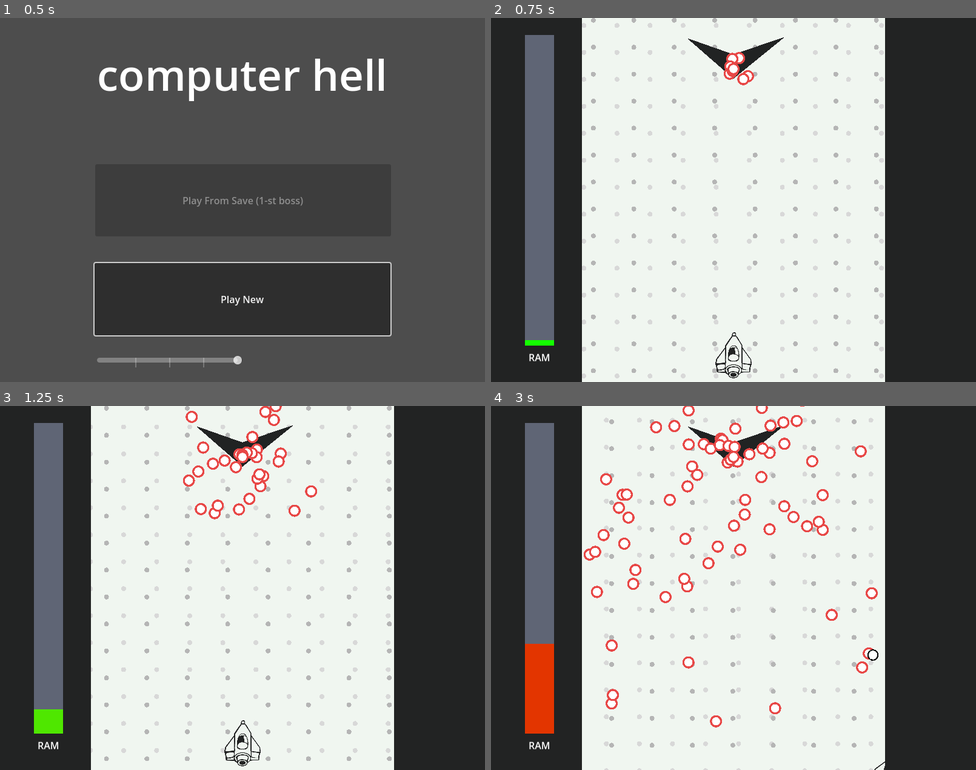
Above: before the commit, frames 1-4 (two rows, left to right).
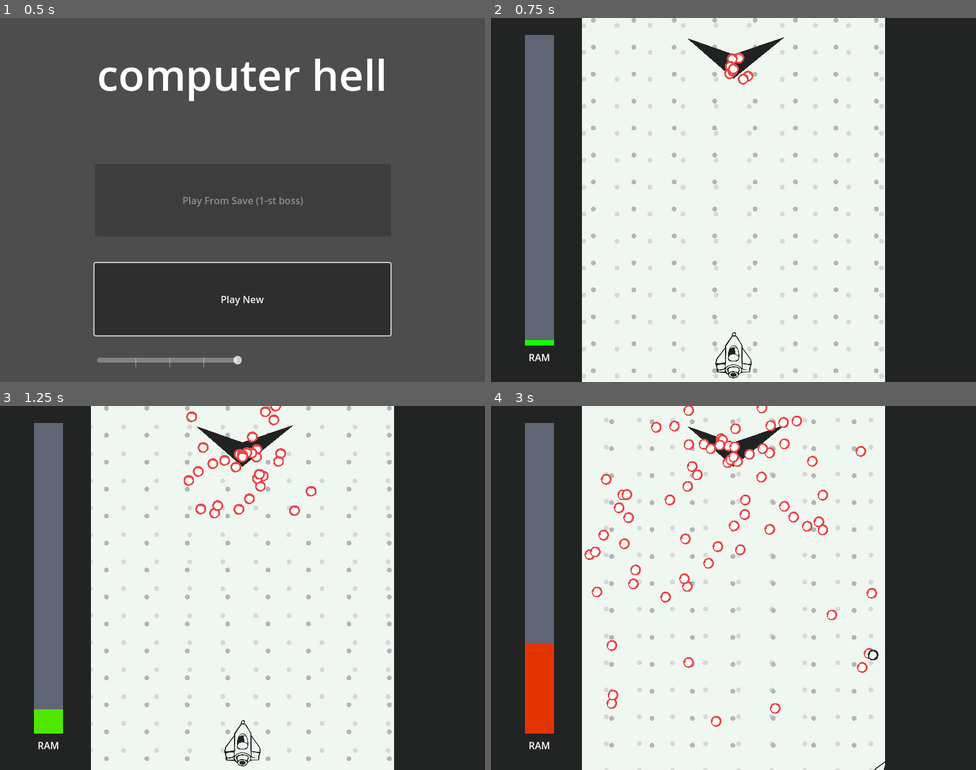
Above: after the commit, the same moments.

Repository: RainMa22/BulletHell
Game: Godot game, scene res://Scenes/Title.tscn
Two runs of this game, one before a commit and one after it. Both use one fixed random seed, a clock stepped at 60 frames per second and the inputs below.
Inputs:
- Up to frame 1 (0.5 s): no input
- Up to frame 2 (0.75 s): click "Play New" at 0.5 s
- Up to frame 3 (1.25 s): no input
- Up to frame 4 (3 s): hold D (Right) 1.28-2.03 s; hold Z (Shoot) 1.28-2.03 s; hold S (Down) 2.03-2.78 s; tap Z (Shoot) at 2.1 s; hold D (Right) from 2.78 s (still down); hold Z (Shoot) from 2.78 s (still down)

Frame 1 is identical in both runs. In frame 2, 0.1% of the frame differs, in the area x 48-55%, y 9-19%; in frame 3, 0.5%; in frame 4, 1.3%, in the area x 19-80%, y 0-89%.

Commit message:
Refactored Doodle Bullet as a style instead

Diff:
--- a/src/PlayButtonFromSave.gd
+++ b/src/PlayButtonFromSave.gd
@@ -10,6 +10,8 @@
 		suffix = "st"
 	elif current_boss ==2:
 		suffix = "nd"
+	elif current_boss == 3:
+		suffix = "rd"
 	return suffix
 
 # Called when the node enters the scene tree for the first time.
--- a/src/bullet/Bullet.gd
+++ b/src/bullet/Bullet.gd
@@ -21,15 +21,18 @@
 
 var velocity := Vector2.ZERO
 
+var style_manager: BulletStyleManager
 @onready var screen_notifier : VisibleOnScreenNotifier2D = $OnScreenNotifier
-
-
+@onready var body: Sprite2D = $Circle2
+@onready var outline: Sprite2D = $Circle
 
 # INITALISATION
 func _ready():
 	Global.bullet_counter += 1
+	init_starting_velocity()
+	style_manager = BulletStyleManager.new(body, outline)
+	style_manager.on_style_change()
 
-	init_starting_velocity()
 func _enter_tree():
 	init_starting_velocity()
 
@@ -45,6 +48,7 @@
 	# 	global_position.x -= 250 + 275
 	# elif global_position.x < -275:
 	# 	global_position.x += 250 + 275
+	style_manager._process(delta)
 
 	if not screen_notifier.is_on_screen():
 		destroy_self()
--- /dev/null
+++ b/src/bullet/BulletStyleManager.gd
@@ -0,0 +1,40 @@
+class_name BulletStyleManager extends Object
+
+const DOODLE: Shader = preload("res://src/bullet/DoodleBullet.gdshader")
+var rng: RandomNumberGenerator
+
+var body_node: Sprite2D
+var outline_node:Sprite2D
+var outline_material: Material
+var styleMaterial:ShaderMaterial
+
+func _init(body_node: Sprite2D, outline_node: Sprite2D):
+	self.body_node = body_node
+	self.outline_node = outline_node
+	outline_material = outline_node.material
+	styleMaterial =  ShaderMaterial.new()
+	rng = Global.rng
+
+func get_body_color() -> Color:
+	return body_node.modulate
+
+func get_outline_color() -> Color:
+	return outline_node.modulate
+
+func on_style_change() -> void:
+	match(Global.current_style):
+		Global.style.DOODLE:
+			body_node.visible = false;
+			outline_material = outline_node.material
+			outline_node.material = styleMaterial
+			styleMaterial.set_shader(DOODLE)
+			styleMaterial.set_shader_parameter("color", get_body_color())
+			styleMaterial.set_shader_parameter("outline", get_outline_color())
+			#styleMaterial.set_shader_parameter("rand_val", rng.randf())
+		_:
+			body_node.visible = true;
+			outline_node.material = outline_material;
+
+func _process(delta):
+	#styleMaterial.set_shader_parameter("rand_val", rng.randf())
+	pass
--- a/src/bullet/DoodleBullet.gd
+++ /dev/null
@@ -1,39 +0,0 @@
-class_name DoodleBullet extends Bullet
-
-
-
-#######################################
-# DOODLEBULLET                        #
-# The bullet 2, eletric boogalo.      #
-#######################################
-
-# TODO: Different visual styles/speeds/variations for bullets, different visuals corresponding to different effects.
-var color: Color;
-var outline: Color;
-var shader = preload("res://src/bullet/DoodleBullet.gdshader")
-
-func _init(color: Color = Color.WHITE, outline: Color= Color.BLACK):
-	self.color = color;
-	self.outline = outline;
-
-# INITALISATION
-func _ready():
-	super._ready();
-	self.material = ShaderMaterial.new()
-	set_shader(self.shader)
-	set_color(self.color)
-	set_outline(self.outline)
-
-func set_shader(shader:Shader):
-	self.material.set_shader(shader);
-
-func set_shader_param(property:String, value: Variant):
-	self.material.set_shader_parameter(property, value)
-
-func set_color(color: Color):
-	self.color = color;
-	set_shader_param("color", self.color);
-
-func set_outline(color: Color):
-	self.outline = color;
-	set_shader_param("outline", self.outline);
--- a/src/bullet/DoodleBullet.gdshader
+++ b/src/bullet/DoodleBullet.gdshader
@@ -3,9 +3,9 @@
 uniform vec4 color = vec4(1.);
 uniform vec4 outline = vec4(0,0,0,1.);
 
-
 float rand(float x){
-	return fract(sin(x)*1000000.23);
+	return fract(sin(dot(x,0.1))*43758.5453);
+	//return fract(sin(dot(x,rand_val)));
 }
 
 
@@ -19,7 +19,7 @@
 
 //1 - dimension perlin - sort-of
 float smoothrand(float x){
-	float size = 1./8.;
+	float size = 1.;
 
 	float a_point = floor(x/size)*size;
 	float dist_from_a = x - a_point;
@@ -30,17 +30,20 @@
 	return cosine_interpolation(abs(a_y),abs(b_y),dist_from_a, size);
 }
 
+float noise(float x) {
+	return (smoothrand(x)+smoothrand(x*1.1)+smoothrand(x*0.9))/3.;
+}
+
 void fragment() {
 	float x = UV.x-.5;
 	float y = UV.y-.5;
 	float radius = sqrt(x*x + y*y);
-	float theta = atan(y, x);
-	if(theta < 0.) theta += TAU;
+	float theta = (atan(y,x));
+
 	float alpha = 1.0;
-	float offset = smoothrand(theta*SCREEN_UV.y*SCREEN_UV.x)/32.;
-	float offset2 = smoothrand(theta*SCREEN_UV.y)/32.;
-
-	if(radius < .35 + offset){
+	float offset = (noise(theta+0.1+TIME)-.5)/10.;
+	float offset2 = (noise(theta+0.1-TIME)-.5)/16.;
+	if(radius < .3 + offset){
 		COLOR = color;
 
 	} else if(radius < .45 + offset2){
--- a/src/bullet/DoodleBullet.tscn
+++ /dev/null
@@ -1,32 +0,0 @@
-[gd_scene load_steps=4 format=3 uid="uid://cbaw8jt8bixlo"]
-
-[ext_resource type="Script" path="res://src/bullet/DoodleBullet.gd" id="1_uoxjh"]
-[ext_resource type="Texture2D" uid="uid://deve7snoj5rrt" path="res://resources/visuals/WhiteCirclex256.png" id="3_rsq24"]
-
-[sub_resource type="CircleShape2D" id="CircleShape2D_qvb2s"]
-radius = 8.15
-
-[node name="DoodleBullet" type="Area2D"]
-position = Vector2(288, 287)
-collision_layer = 24
-collision_mask = 7
-script = ExtResource("1_uoxjh")
-
-[node name="Hitbox" type="CollisionShape2D" parent="."]
-shape = SubResource("CircleShape2D_qvb2s")
-
-[node name="ExpireTimer" type="Timer" parent="."]
-
-[node name="OnScreenNotifier" type="VisibleOnScreenNotifier2D" parent="."]
-rect = Rect2(-15, -15, 30, 30)
-
-[node name="Circle" type="Polygon2D" parent="."]
-z_index = 2
-use_parent_material = true
-texture = ExtResource("3_rsq24")
-texture_offset = Vector2(10, 10)
-texture_scale = Vector2(6.4, 6.4)
-polygon = PackedVector2Array(-10, -10, 10, -10, 10, 10, -10, 10)
-
-[connection signal="timeout" from="ExpireTimer" to="." method="_on_expire_timer_timeout"]
-[connection signal="screen_exited" from="OnScreenNotifier" to="." method="_on_on_screen_notifier_screen_exited"]
--- /dev/null
+++ b/src/bullet/DoodlePreview.tscn
@@ -0,0 +1,39 @@
+[gd_scene load_steps=6 format=3 uid="uid://drcdnyhtvbs80"]
+
+[ext_resource type="Script" path="res://src/bullet/Bullet.gd" id="1_1a1bv"]
+[ext_resource type="Texture2D" uid="uid://deve7snoj5rrt" path="res://resources/visuals/WhiteCirclex256.png" id="2_mftt0"]
+[ext_resource type="Shader" path="res://src/bullet/DoodleBullet.gdshader" id="2_r6mdi"]
+
+[sub_resource type="ShaderMaterial" id="ShaderMaterial_mtff5"]
+shader = ExtResource("2_r6mdi")
+shader_parameter/color = Vector4(1, 1, 1, 1)
+shader_parameter/outline = Vector4(0, 0, 0, 1)
+
+[sub_resource type="CircleShape2D" id="CircleShape2D_qvb2s"]
+radius = 8.15
+
+[node name="Bullet" type="Area2D"]
+collision_layer = 24
+collision_mask = 7
+script = ExtResource("1_1a1bv")
+
+[node name="Circle" type="Sprite2D" parent="."]
+material = SubResource("ShaderMaterial_mtff5")
+scale = Vector2(0.156617, 0.157)
+texture = ExtResource("2_mftt0")
+
+[node name="Circle2" type="Sprite2D" parent="."]
+visible = false
+scale = Vector2(0.105, 0.105)
+texture = ExtResource("2_mftt0")
+
+[node name="Hitbox" type="CollisionShape2D" parent="."]
+shape = SubResource("CircleShape2D_qvb2s")
+
+[node name="ExpireTimer" type="Timer" parent="."]
+
+[node name="OnScreenNotifier" type="VisibleOnScreenNotifier2D" parent="."]
+rect = Rect2(-15, -15, 30, 30)
+
+[connection signal="timeout" from="ExpireTimer" to="." method="_on_expire_timer_timeout"]
+[connection signal="screen_exited" from="OnScreenNotifier" to="." method="_on_on_screen_notifier_screen_exited"]
--- a/src/global/Global.gd
+++ b/src/global/Global.gd
@@ -1,6 +1,9 @@
 extends Node
 
 var current_boss : int
+enum style {DOODLE,UNKNOWN}
+var current_style: style = style.DOODLE;
+var rng: RandomNumberGenerator;
 
 # BULLET COUNTER GLOBAL PROPERTY
 signal bullet_counter_increased(new_value)
@@ -25,4 +28,5 @@
 var chaos_value := 0.0 # A value proportional to the number of bullets on screen.
 
 func _ready():
+	rng = RandomNumberGenerator.new()
 	current_boss = 1
--- a/src/player/Player.gd
+++ b/src/player/Player.gd
@@ -20,8 +20,8 @@
 var deceleration : float = 1500
 
 # SHOOTING
-#var bullet = preload("res://src/bullet/PlayerBullet.tscn")
-var bullet = preload("res://src/bullet/DoodleBullet.tscn")
+var bullet = preload("res://src/bullet/PlayerBullet.tscn")
+#var bullet = preload("res://src/bullet/DoodleBullet.tscn")
 var can_shoot := true
 var shoot_cooldown = 0.2 # in seconds
 
